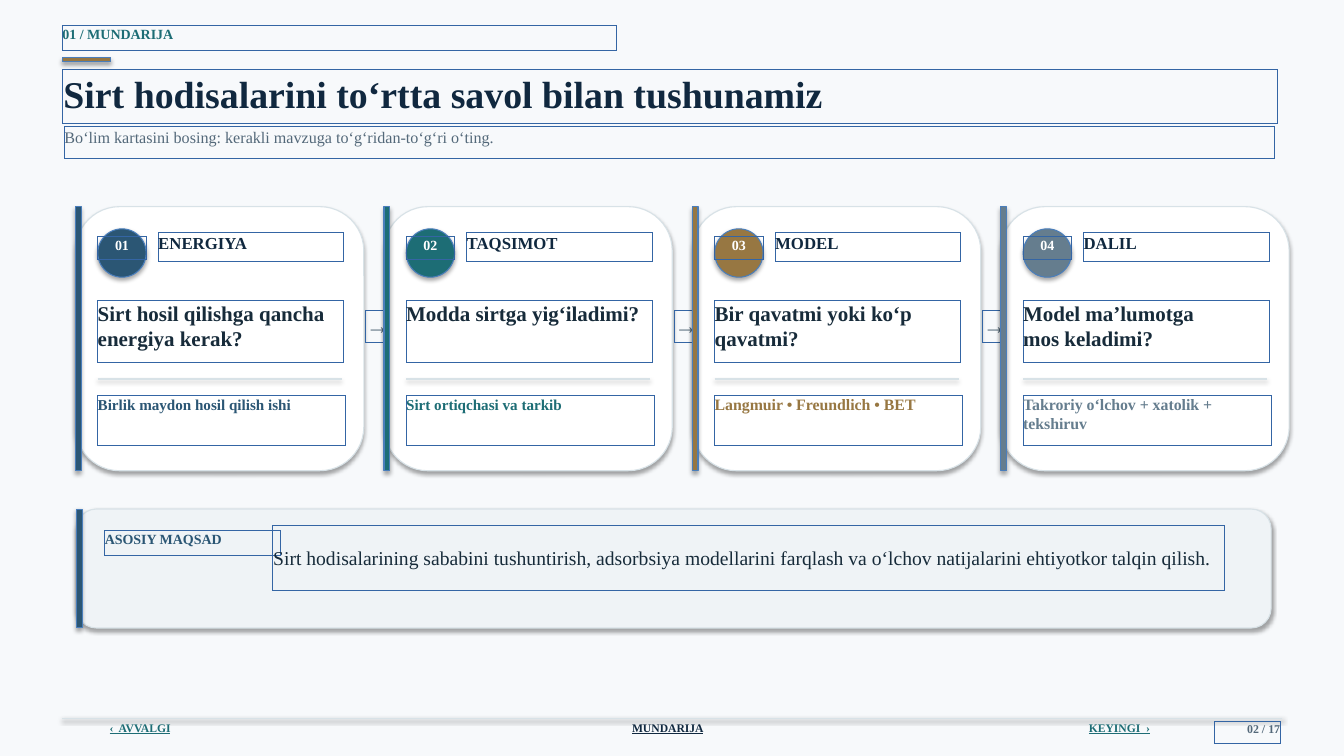
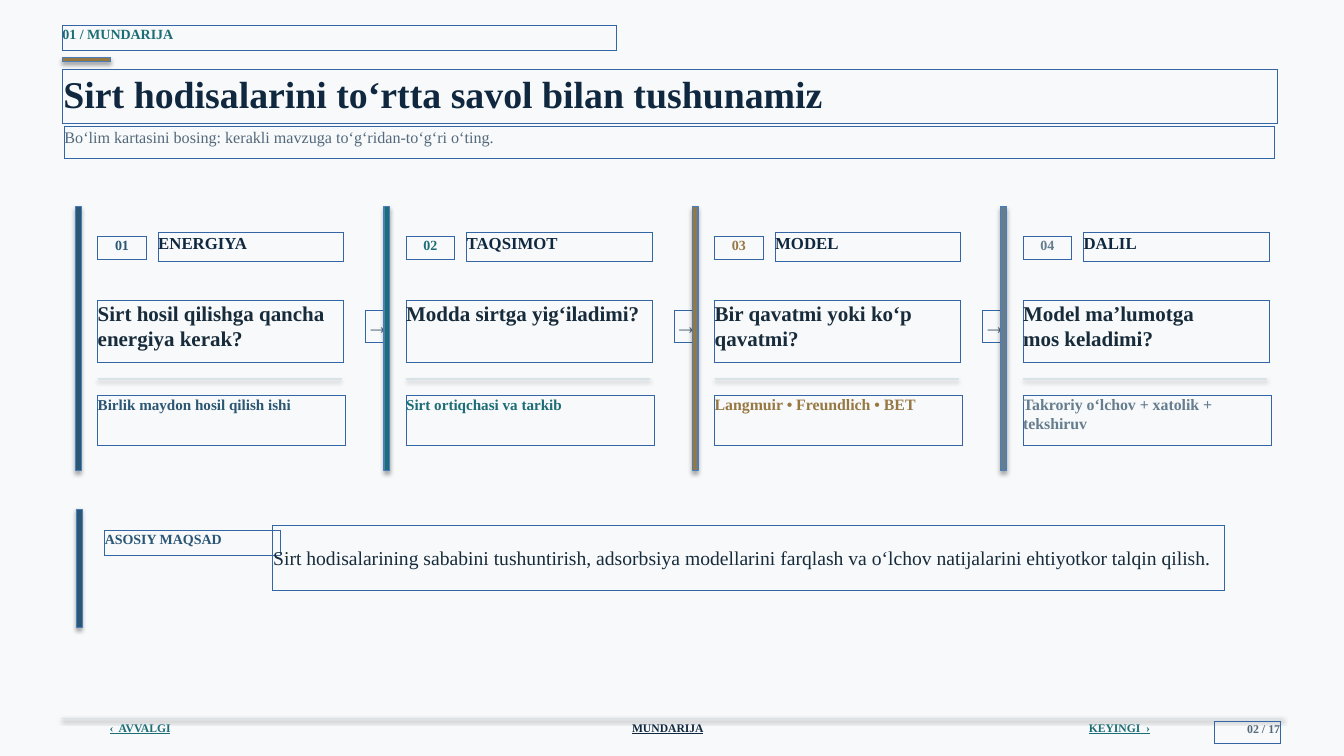
Before and after one commit to jabborovd18-collab/taqdimot-fayllari, a slide deck: slide 2 of sirt_hodisalari_adsorbsiya_ilmi.pptx. Drawn at 1344x756 pixels with LibreOffice and Linux fonts; fonts in the diff are those of the drawing; background and template pictures are left out. Boxes give left, top, right and bottom in pixels: in the first picture for what was removed or moved away, otherwise in the second. Text is boxed around its words. In the diff, an @@ line names an element or a change of style, - is before the commit and + after.

```diff
--- a/sirt_hodisalari_adsorbsiya_ilmi.pptx
+++ b/sirt_hodisalari_adsorbsiya_ilmi.pptx
@@ rounded rectangle removed at (76, 207, 364, 471) @@
@@ rounded rectangle removed at (384, 207, 673, 471) @@
@@ rounded rectangle removed at (693, 207, 981, 471) @@
@@ rounded rectangle removed at (1001, 207, 1290, 471) @@
@@ text "01" at (115, 240, 129, 250): text colour #FFFFFF to #2B5674 @@
@@ ellipse removed at (98, 229, 146, 277) @@
@@ text "02" at (423, 240, 437, 250): text colour #FFFFFF to #1D6D75 @@
@@ ellipse removed at (406, 229, 455, 277) @@
@@ text "03" at (732, 240, 746, 250): text colour #FFFFFF to #977742 @@
@@ ellipse removed at (715, 229, 763, 277) @@
@@ text "04" at (1040, 241, 1054, 250): text colour #FFFFFF to #657D8E @@
@@ ellipse removed at (1023, 229, 1072, 277) @@
@@ rounded rectangle removed at (77, 509, 1271, 628) @@
```
Also in this commit, not shown: 15 other slides changed.
